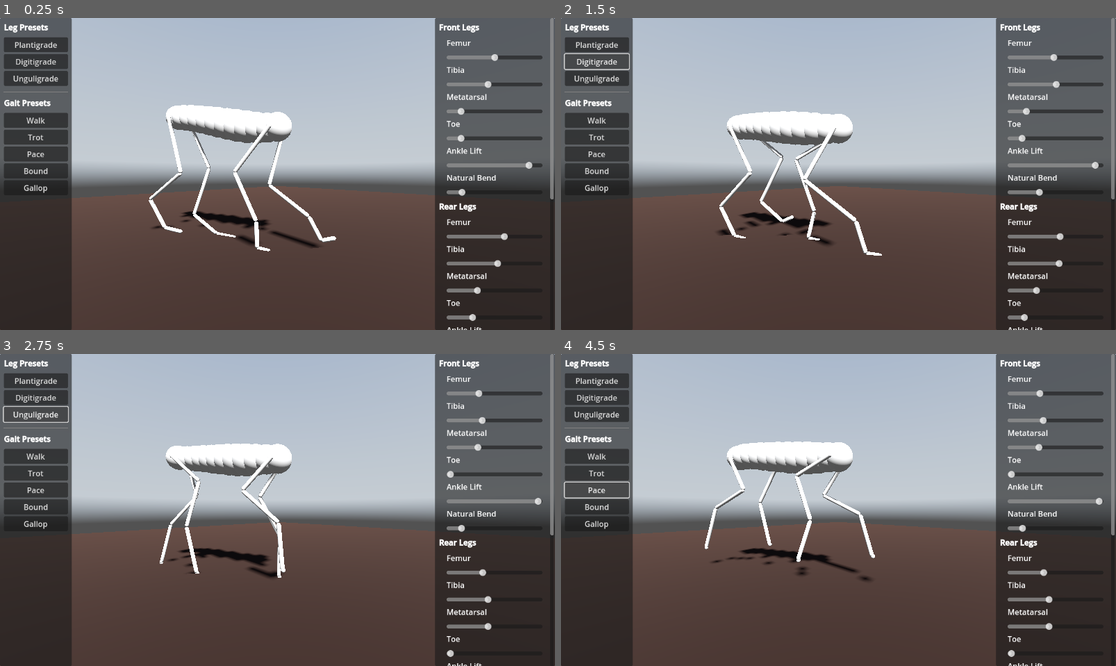
Above: before the commit, frames 1-4 (two rows, left to right).
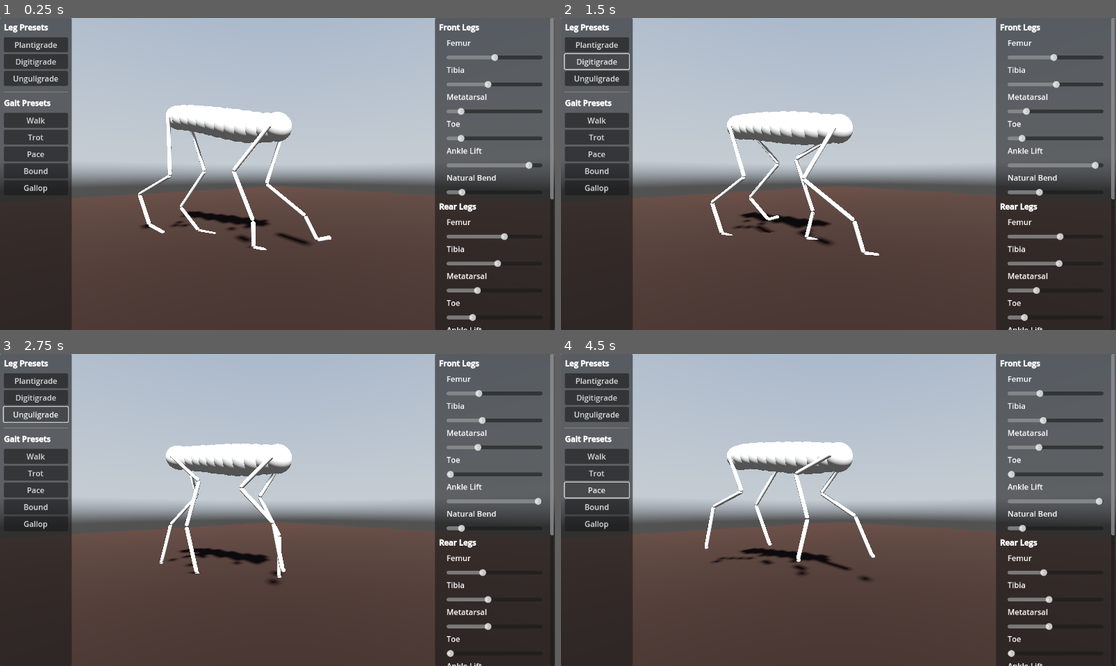
Above: after the commit, the same moments.

Repository: jehoz/legs-and-gaits
Game: Godot game, scene res://scenes/default.tscn
Two runs of this game, one before a commit and one after it. Both use one fixed random seed, a clock stepped at 60 frames per second and the inputs below. A sky picture missing from this copy of the repository is replaced by a grey-blue gradient.
Inputs:
- Up to frame 1 (0.25 s): no input
- Up to frame 2 (1.5 s): click "Plantigrade" at 0.5 s; click "Digitigrade" at 1.25 s
- Up to frame 3 (2.75 s): click "Unguligrade" at 2 s
- Up to frame 4 (4.5 s): click "Walk" at 2.75 s; click "Trot" at 3.5 s; click "Pace" at 4.25 s

The runs differ from the first frame. In frame 1, 1.8% of the frame differs, in the area x 24-61%, y 31-75%; in frame 2, 1.4%; in frame 3, 0.5%; in frame 4, 1.0%.

Commit message:
Modify ankle bend as leg stretches and contracts

Diff:
--- a/scripts/leg.gd
+++ b/scripts/leg.gd
@@ -150,20 +150,22 @@
 	var forward = -global_basis.z
 	var left = global_basis.x
 
-	# position of joint between toe and metatarsal is offset from foot target
-	# depending on how high the heel is raised
-	# for fully plantigrade feet the target is the heel of the foot, for fully
-	# ungiligrade feet the target is the ball of the foot
-	var ball_offset = (cos(ankle_lift) * metatarsal_length) * forward
-	var ball_pos = foot_target.global_position + ball_offset
-
-	# foot rotates slightly as the leg moves forward and backward, modifying the
-	# final angle of heel elevation and the toe bone
-	var hip_to_ball = ball_pos - global_position # hip is leg's origin
+	var ball_pos = foot_target.global_position
+
+	# ankle lift increases as leg extends beyond resting length, and vice versa
+	var hip_to_ball = ball_pos - global_position
+	var current_length = hip_to_ball.length()
+	var _ankle_lift = ankle_lift * min(1, sqrt(current_length / resting_length()))
+	if current_length > resting_length():
+		_ankle_lift += (PI / 2 - ankle_lift) * pow((current_length - resting_length()) / (max_length() - resting_length()), 2)
+
+	# ankle also rotates with the rest of the leg
 	var leg_xz = Vector2(hip_to_ball.x, hip_to_ball.z)
 	var fw_xz = Vector2(forward.x, forward.z)
 	var xz_len = leg_xz.length() * sign(fw_xz.dot(leg_xz))
-	var _ankle_lift = ankle_lift + atan(xz_len / hip_to_ball.y)
+	_ankle_lift += atan(xz_len / hip_to_ball.y)
+
+	# make sure heel doesn't clip through ground
 	if ball_pos.y + metatarsal_length * sin(_ankle_lift) < 0:
 		_ankle_lift = asin(-ball_pos.y / metatarsal_length)
 
